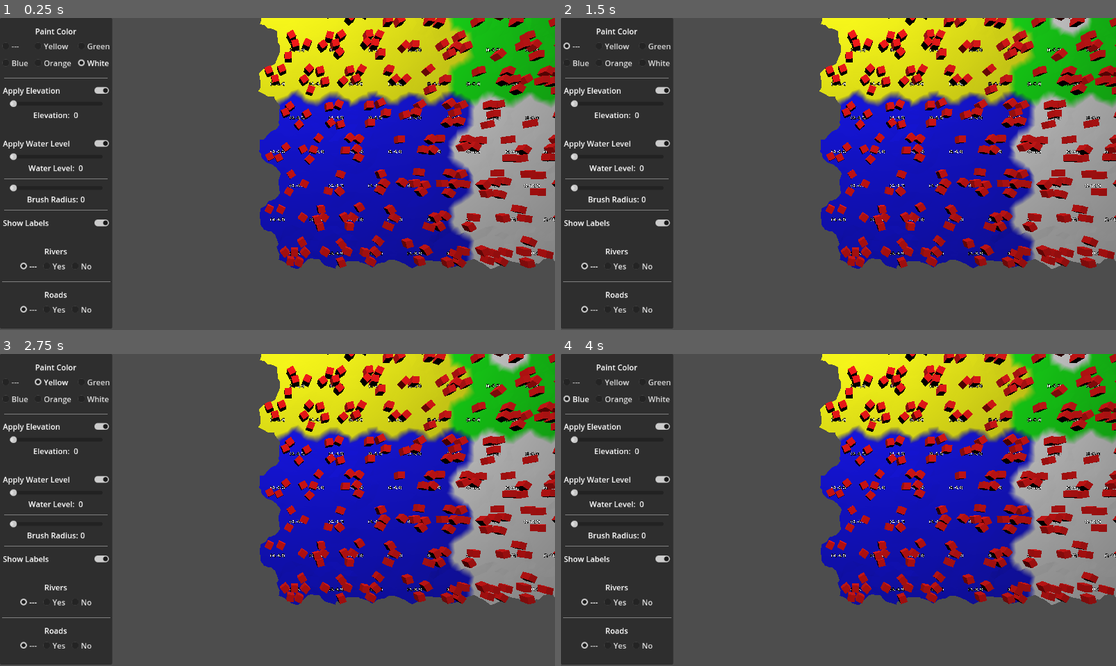
Above: before the commit, frames 1-4 (two rows, left to right).
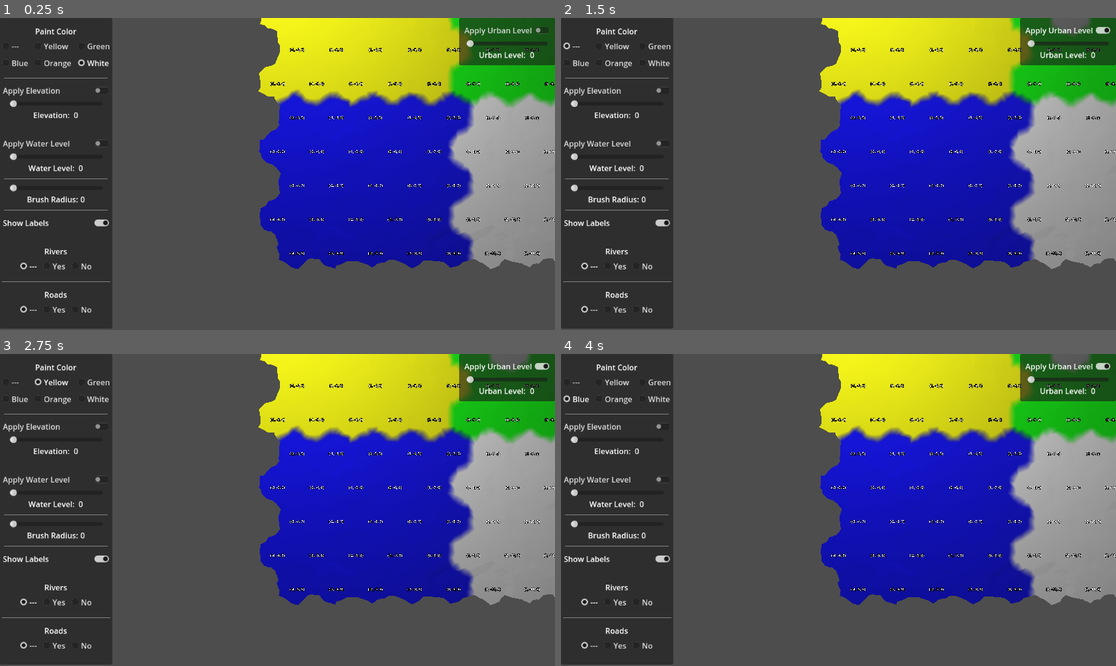
Above: after the commit, the same moments.

Repository: davepruitt/hex_map_godot
Game: Godot game, scene res://scenes/main.tscn
Same seed, same stepped clock (60 frames per second), same inputs: the game is played once before the commit and once after it.
Inputs (mouse positions are in pixels of both pictures, inside the frame that each line leads up to):
- Up to frame 1 (0.25 s): no input
- Up to frame 2 (1.5 s): click (1066, 30) at 0.5 s, where only the run after the commit has a clickable "Apply Urban Level"; click "---" at 1.25 s
- Up to frame 3 (2.75 s): click "Yellow" at 2 s
- Up to frame 4 (4 s): click "Green" at 2.75 s; click "Blue" at 3.5 s

The runs differ from the first frame. In frame 1, 12% of the frame differs, in the area x 0-100%, y 0-81%; in frame 2, 12%; in frame 3, 12%; in frame 4, 12%.

Commit message:
Continuing implementation of features - specifically "urban" features. Completed through section 5.0 of tutorial 9.

Diff:
--- a/hex_project_godot/resources/feature.tres
+++ /dev/null
@@ -1,8 +0,0 @@
-[gd_resource type="BoxMesh" load_steps=2 format=3 uid="uid://b0lbaxxn370x3"]
-
-[sub_resource type="StandardMaterial3D" id="StandardMaterial3D_f3wkx"]
-albedo_color = Color(1, 0, 0, 1)
-
-[resource]
-material = SubResource("StandardMaterial3D_f3wkx")
-size = Vector3(0.3, 0.3, 0.3)
--- /dev/null
+++ b/hex_project_godot/resources/feature_urban_large.tres
@@ -0,0 +1,7 @@
+[gd_resource type="BoxMesh" load_steps=2 format=3 uid="uid://bhi8bfuof4wjr"]
+
+[ext_resource type="Material" uid="uid://cg7r03ilrwfg4" path="res://resources/urban_material.tres" id="1_du6ah"]
+
+[resource]
+material = ExtResource("1_du6ah")
+size = Vector3(0.2, 0.5, 0.2)
--- /dev/null
+++ b/hex_project_godot/resources/feature_urban_medium.tres
@@ -0,0 +1,7 @@
+[gd_resource type="BoxMesh" load_steps=2 format=3 uid="uid://cor8nqqtvpifg"]
+
+[ext_resource type="Material" uid="uid://cg7r03ilrwfg4" path="res://resources/urban_material.tres" id="1_jxxqi"]
+
+[resource]
+material = ExtResource("1_jxxqi")
+size = Vector3(0.15, 0.2, 0.15)
--- /dev/null
+++ b/hex_project_godot/resources/feature_urban_small.tres
@@ -0,0 +1,7 @@
+[gd_resource type="BoxMesh" load_steps=2 format=3 uid="uid://xiyrsvf1rpbe"]
+
+[ext_resource type="Material" uid="uid://cg7r03ilrwfg4" path="res://resources/urban_material.tres" id="1_o0mkt"]
+
+[resource]
+material = ExtResource("1_o0mkt")
+size = Vector3(0.1, 0.1, 0.1)
--- /dev/null
+++ b/hex_project_godot/resources/urban_material.tres
@@ -0,0 +1,4 @@
+[gd_resource type="StandardMaterial3D" format=3 uid="uid://cg7r03ilrwfg4"]
+
+[resource]
+albedo_color = Color(1, 0, 0, 1)
--- a/hex_project_godot/scenes/main.tscn
+++ b/hex_project_godot/scenes/main.tscn
@@ -304,6 +304,52 @@
 theme_override_constants/margin_top = 10
 theme_override_constants/margin_right = 5
 theme_override_constants/margin_bottom = 10
+
+[node name="PanelContainer2" type="PanelContainer" parent="CanvasLayer"]
+anchors_preset = 1
+anchor_left = 1.0
+anchor_right = 1.0
+offset_left = -40.0
+offset_bottom = 40.0
+grow_horizontal = 0
+size_flags_horizontal = 4
+
+[node name="MarginContainer" type="MarginContainer" parent="CanvasLayer/PanelContainer2"]
+layout_mode = 2
+theme_override_constants/margin_left = 5
+theme_override_constants/margin_top = 10
+theme_override_constants/margin_right = 5
+theme_override_constants/margin_bottom = 10
+
+[node name="VBoxContainer" type="VBoxContainer" parent="CanvasLayer/PanelContainer2/MarginContainer"]
+layout_mode = 2
+
+[node name="CheckButton_UrbanLevel" type="CheckButton" parent="CanvasLayer/PanelContainer2/MarginContainer/VBoxContainer"]
+layout_mode = 2
+focus_mode = 0
+text = "Apply Urban Level"
+
+[node name="MarginContainer" type="MarginContainer" parent="CanvasLayer/PanelContainer2/MarginContainer/VBoxContainer"]
+layout_mode = 2
+theme_override_constants/margin_left = 10
+theme_override_constants/margin_right = 10
+
+[node name="UrbanLevelSlider" type="HSlider" parent="CanvasLayer/PanelContainer2/MarginContainer/VBoxContainer/MarginContainer"]
+layout_mode = 2
+focus_mode = 0
+max_value = 3.0
+
+[node name="HBoxContainer" type="HBoxContainer" parent="CanvasLayer/PanelContainer2/MarginContainer/VBoxContainer"]
+layout_mode = 2
+size_flags_horizontal = 4
+
+[node name="UrbanLevelLabel" type="Label" parent="CanvasLayer/PanelContainer2/MarginContainer/VBoxContainer/HBoxContainer"]
+layout_mode = 2
+text = "Urban Level: "
+
+[node name="UrbanLevelValueLabel" type="Label" parent="CanvasLayer/PanelContainer2/MarginContainer/VBoxContainer/HBoxContainer"]
+layout_mode = 2
+text = "0"
 
 [connection signal="pressed" from="CanvasLayer/PanelContainer/VBoxContainer/GridContainer/CheckBox_NoColor" to="." method="_on_check_box_no_color_pressed"]
 [connection signal="pressed" from="CanvasLayer/PanelContainer/VBoxContainer/GridContainer/CheckBox_ColorYellow" to="." method="_on_check_box_color_yellow_pressed"]
@@ -323,3 +369,5 @@
 [connection signal="pressed" from="CanvasLayer/PanelContainer/VBoxContainer/HBoxContainer4/CheckBox_RoadsIgnore" to="." method="_on_check_box_roads_ignore_pressed"]
 [connection signal="pressed" from="CanvasLayer/PanelContainer/VBoxContainer/HBoxContainer4/CheckBox_RoadsYes" to="." method="_on_check_box_roads_yes_pressed"]
 [connection signal="pressed" from="CanvasLayer/PanelContainer/VBoxContainer/HBoxContainer4/CheckBox_RoadsNo" to="." method="_on_check_box_roads_no_pressed"]
+[connection signal="toggled" from="CanvasLayer/PanelContainer2/MarginContainer/VBoxContainer/CheckButton_UrbanLevel" to="." method="_on_check_button_urban_level_toggled"]
+[connection signal="value_changed" from="CanvasLayer/PanelContainer2/MarginContainer/VBoxContainer/MarginContainer/UrbanLevelSlider" to="." method="_on_urban_level_slider_value_changed"]
--- a/hex_project_godot/scripts/hex_cell.gd
+++ b/hex_project_godot/scripts/hex_cell.gd
@@ -26,6 +26,8 @@
 var _roads: Array[bool] = [false, false, false, false, false, false]
 
 var _water_level: int = 0
+
+var _urban_level: int = 0
 
 #endregion
 
@@ -155,6 +157,14 @@
 var water_surface_y: float:
 	get:
 		return (_water_level + HexMetrics.WATER_ELEVATION_OFFSET) * HexMetrics.ELEVATION_STEP
+
+var urban_level: int:
+	get:
+		return _urban_level
+	set(value):
+		if (_urban_level != value):
+			_urban_level = value
+			_refresh_self_only()
 
 #endregion
 
--- a/hex_project_godot/scripts/hex_feature_manager.gd
+++ b/hex_project_godot/scripts/hex_feature_manager.gd
@@ -2,7 +2,11 @@
 
 #region Public data members
 
-var feature_prefab: BoxMesh = preload("res://resources/feature.tres")
+var urban_prefabs: Array[BoxMesh] = [
+	preload("res://resources/feature_urban_small.tres"),
+	preload("res://resources/feature_urban_medium.tres"),
+	preload("res://resources/feature_urban_large.tres")
+]
 
 #endregion
 
@@ -33,18 +37,18 @@
 func apply () -> void:
 	pass
 
-func add_feature (parent_hex_grid_chunk: HexGridChunk, pos: Vector3) -> void:
+func add_feature (parent_hex_grid_chunk: HexGridChunk, cell: HexCell, pos: Vector3) -> void:
 	#Get a random value to be used for this feature
 	var hash: HexHash = HexMetrics.sample_hash_grid(pos)
 
 	#If the first random value is greater than 0.5, we will return immediately
 	#and thus not generate a feature in this location
-	if (hash.a >= 0.5):
+	if (hash.a >= (cell.urban_level * 0.25)):
 		return
 
 	#var feature_mesh = feature_prefab.duplicate()
 	var feature: MeshInstance3D = MeshInstance3D.new()
-	feature.mesh = feature_prefab
+	feature.mesh = urban_prefabs[cell.urban_level - 1]
 	feature.position = HexMetrics.perturb(pos)
 
 	#Increase the height so the entire feature is above-ground
--- a/hex_project_godot/scripts/hex_grid_chunk.gd
+++ b/hex_project_godot/scripts/hex_grid_chunk.gd
@@ -169,7 +169,7 @@
 
 	#Place a single feature in the center of every cell
 	if ((not cell.is_underwater) and (not cell.has_river) and (not cell.has_roads)):
-		_features.add_feature(self, cell.position)
+		_features.add_feature(self, cell, cell.position)
 
 func _triangulate_hex_in_direction (cell: HexCell, direction: HexDirectionsClass.HexDirections) -> void:
 	#Calculate the Vector3 positions for the vertices of the triangle
@@ -195,7 +195,7 @@
 		#Add features
 		if (not cell.is_underwater) and (not cell.has_road_through_edge(direction)):
 			var feature_position: Vector3 = (center + edge_vertices.v1 + edge_vertices.v5) * (1.0 / 3.0)
-			_features.add_feature(self, feature_position)
+			_features.add_feature(self, cell, feature_position)
 
 	#Add connections to other hex cells
 	if (direction <= HexDirectionsClass.HexDirections.SE):
@@ -337,7 +337,7 @@
 	#Add features to this hex
 	if (not cell.is_underwater) and (not cell.has_road_through_edge(direction)):
 		var feature_position: Vector3 = (center + e.v1 + e.v5) * (1.0 / 3.0)
-		_features.add_feature(self, feature_position)
+		_features.add_feature(self, cell, feature_position)
 
 func _triangulate_connection (
 	direction: HexDirectionsClass.HexDirections,
--- a/hex_project_godot/scripts/main.gd
+++ b/hex_project_godot/scripts/main.gd
@@ -17,14 +17,16 @@
 var camera_speed: float = 0.1
 
 var paint_terrain_color_enabled: bool = true
-var paint_terrain_elevation_enabled: bool = true
-var apply_water_level: bool = true
+var paint_terrain_elevation_enabled: bool = false
+var apply_water_level: bool = false
+var apply_urban_level: bool = false
 
 var active_color: Color = Color.WHITE
 var active_elevation: int = 0
 var active_brush_size: int = 0
 var active_show_labels: bool = true
 var active_water_level: int = 0
+var active_urban_level: int = 0
 
 var river_mode: Enums.OptionalToggle = Enums.OptionalToggle.Ignore
 var road_mode: Enums.OptionalToggle = Enums.OptionalToggle.Ignore
@@ -59,6 +61,9 @@
 @onready var check_button_water_level := $CanvasLayer/PanelContainer/VBoxContainer/CheckButton_WaterLevel
 @onready var water_level_value_label := $CanvasLayer/PanelContainer/VBoxContainer/HBoxContainer5/WaterLevelValueLabel
 
+@onready var check_button_urban_level := $CanvasLayer/PanelContainer2/MarginContainer/VBoxContainer/CheckButton_UrbanLevel
+@onready var urban_level_value_label := $CanvasLayer/PanelContainer2/MarginContainer/VBoxContainer/HBoxContainer/UrbanLevelValueLabel
+
 #endregion
 
 #region Private data members
@@ -208,6 +213,15 @@
 func _on_water_level_slider_value_changed(value: float) -> void:
 	_set_water_level(value)
 	water_level_value_label.text = str(value)
+
+
+func _on_urban_level_slider_value_changed(value: float) -> void:
+	_set_urban_level(value)
+	urban_level_value_label.text = str(value)
+
+
+func _on_check_button_urban_level_toggled(toggled_on: bool) -> void:
+	_set_apply_urban_level(toggled_on)
 
 #endregion
 
@@ -300,8 +314,13 @@
 		if (paint_terrain_elevation_enabled):
 			cell.elevation = active_elevation
 
+		#Paint the water level value
 		if (apply_water_level):
 			cell.water_level = active_water_level
+
+		#Paint the urban level value
+		if (apply_urban_level):
+			cell.urban_level = active_urban_level
 
 		#Remove rivers if the river mode is "no"
 		if (river_mode == Enums.OptionalToggle.No):
@@ -336,6 +355,12 @@
 func _set_water_level (level: float) -> void:
 	active_water_level = int(level)
 
+func _set_apply_urban_level (toggle: bool) -> void:
+	apply_urban_level = toggle
+
+func _set_urban_level (level: float) -> void:
+	active_urban_level = int(level)
+
 func _validate_drag () -> void:
 	#Set the initial drag direction
 	_drag_direction = HexDirectionsClass.HexDirections.NE
